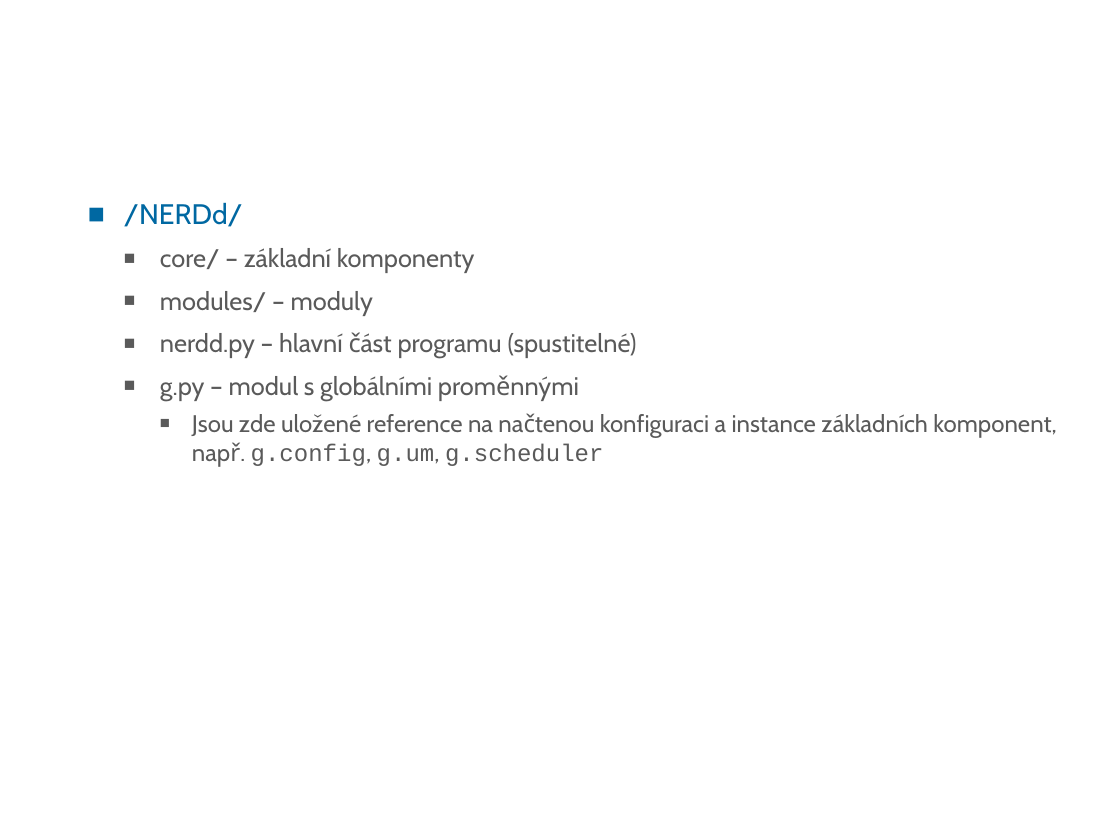
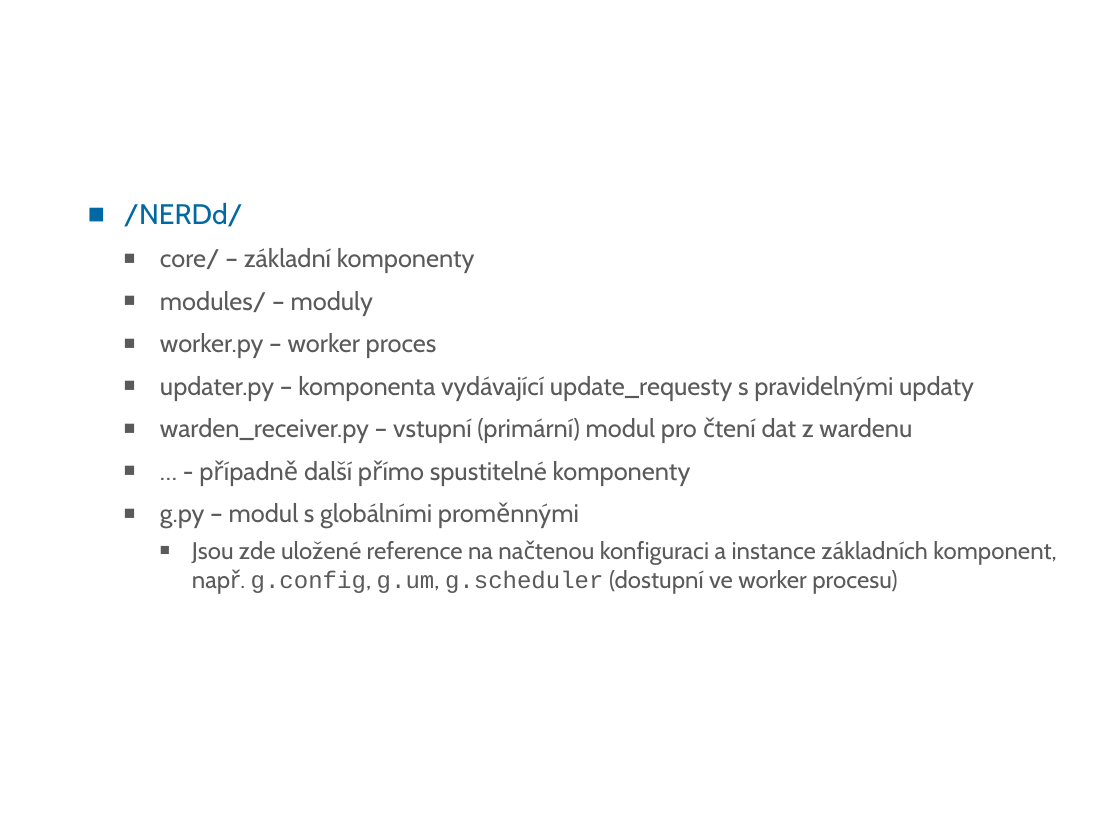
Before and after one commit to CESNET/NERD, a slide deck: slide 33 of doc/NERD_intro_for_developers_(CZ).odp (slide 25 before the commit). Drawn at 1120x840 pixels with LibreOffice and Linux fonts; fonts in the diff are those of the drawing; background and template pictures are left out. Boxes give left, top, right and bottom in pixels: in the first picture for what was removed or moved away, otherwise in the second. Text is boxed around its words. In the diff, an @@ line names an element or a change of style, - is before the commit and + after.

```diff
--- a/doc/NERD_intro_for_developers_(CZ).odp
+++ b/doc/NERD_intro_for_developers_(CZ).odp
@@ text at <box>160,333,974,486</box>: text changed @@
-  ■ nerdd.py – hlavní část programu (spustitelné)
+  ■ worker.py – worker proces
+  ■ updater.py – komponenta vydávající update_requesty s pravidelnými updaty
+  ■ warden_receiver.py – vstupní (primární) modul pro čtení dat z wardenu
+  ■ … - případně další přímo spustitelné komponenty
@@ text at <box>192,541,1056,594</box>: text changed @@
-    ■ Jsou zde uložené reference na načtenou konfiguraci a instance základních komponent, např. g.config, g.um, g.scheduler
+    ■ Jsou zde uložené reference na načtenou konfiguraci a instance základních komponent, např. g.config, g.um, g.scheduler (dostupní ve worker procesu)
```
Also in this commit, not shown: 11 other slides changed, 11 slides added, 10 slides removed, 1 other file.
